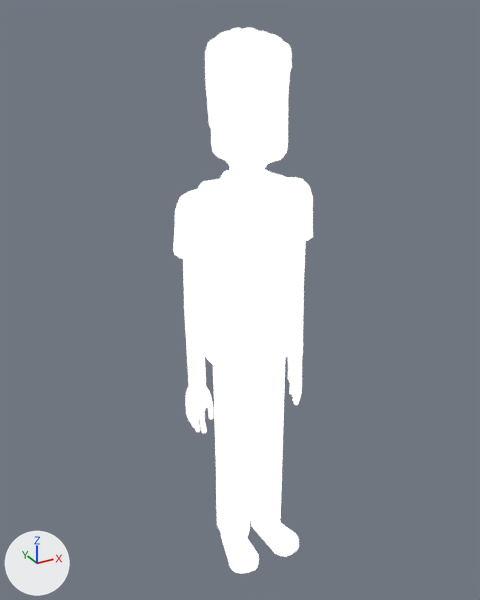
An edit to the OBJ model examples/flexo/flexorama/models/avatars/rubenoid-male-01/rubenoid-male-01_chays/rubenoid-male-01_chays.obj, drawn before and after from the same camera.
Both versions are drawn from a 50 mm camera at (-0.998, -1.77, 1.898) aimed at (-0.026, -0.001, 1.013). The lights are fixed; the arrows at lower left show +X, +Y and +Z. Where no turn or scale is listed for an object, it has been applied to the vertices.

Before the edit, the objects in view are built like this:
```python
me_rubenoid_male_01_chays = bpy.data.meshes.new('rubenoid-male-01_chays')
me_rubenoid_male_01_chays.from_pydata(...)  # 4955 vertices, 9516 faces; spans x -0.25..0.24, y -0.2..0.1, z 0.03..1.85
me_rubenoid_male_01_chays.materials.append(mat_default)  # picture img_tax_chays_png
ob_rubenoid_male_01_chays = bpy.data.objects.new('rubenoid-male-01_chays', me_rubenoid_male_01_chays)
ob_rubenoid_male_01_chays.location = (0.0, 0.0, 0.0)
```
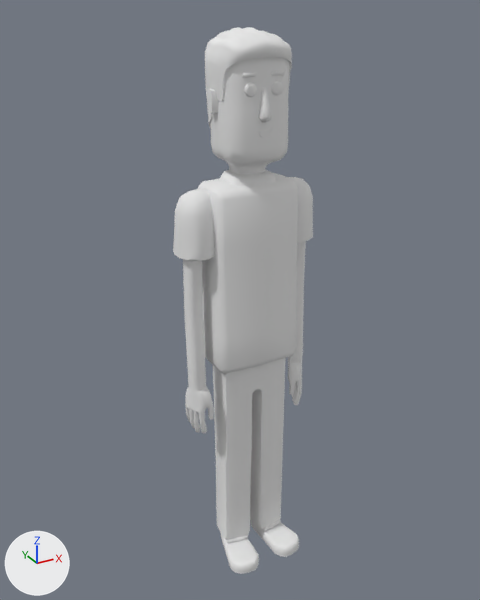
Where the change shows, as pixel boxes (x1, y1, x2, y2) in the pictures (480 x 600 px):
'rubenoid-male-01_chays', recoloured (white to grey): (173, 27, 313, 574) in both

The change, as a diff of the scene's bpy script:
```diff
--- a/examples/flexo/flexorama/models/avatars/rubenoid-male-01/rubenoid-male-01_chays/rubenoid-male-01_chays.obj.py
+++ b/examples/flexo/flexorama/models/avatars/rubenoid-male-01/rubenoid-male-01_chays/rubenoid-male-01_chays.obj.py
@@ mat_surf_primary @@
+mat_surf_primary = principled_material('SURF-primary')
+mat_surf_primary.base_color = (0.8, 0.8, 0.8)  # white #e7e7e7
+mat_surf_primary.roughness = 1.0
@@ me_rubenoid_male_01_chays @@
 me_rubenoid_male_01_chays.from_pydata(...)  # 4955 vertices, 9516 faces; spans x -0.25..0.24, y -0.2..0.1, z 0.03..1.85
-me_rubenoid_male_01_chays.materials.append(mat_default)  # picture img_tax_chays_png
+me_rubenoid_male_01_chays.materials.append(mat_surf_primary)  # white #e7e7e7
```
